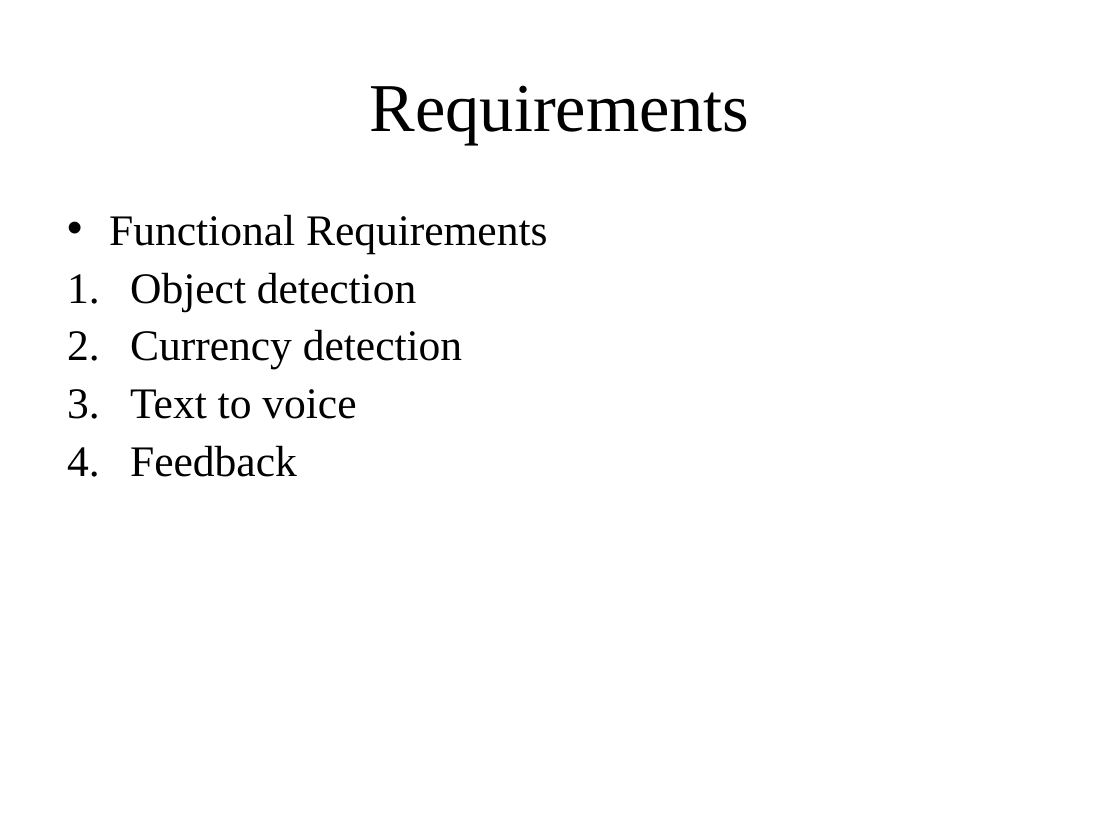
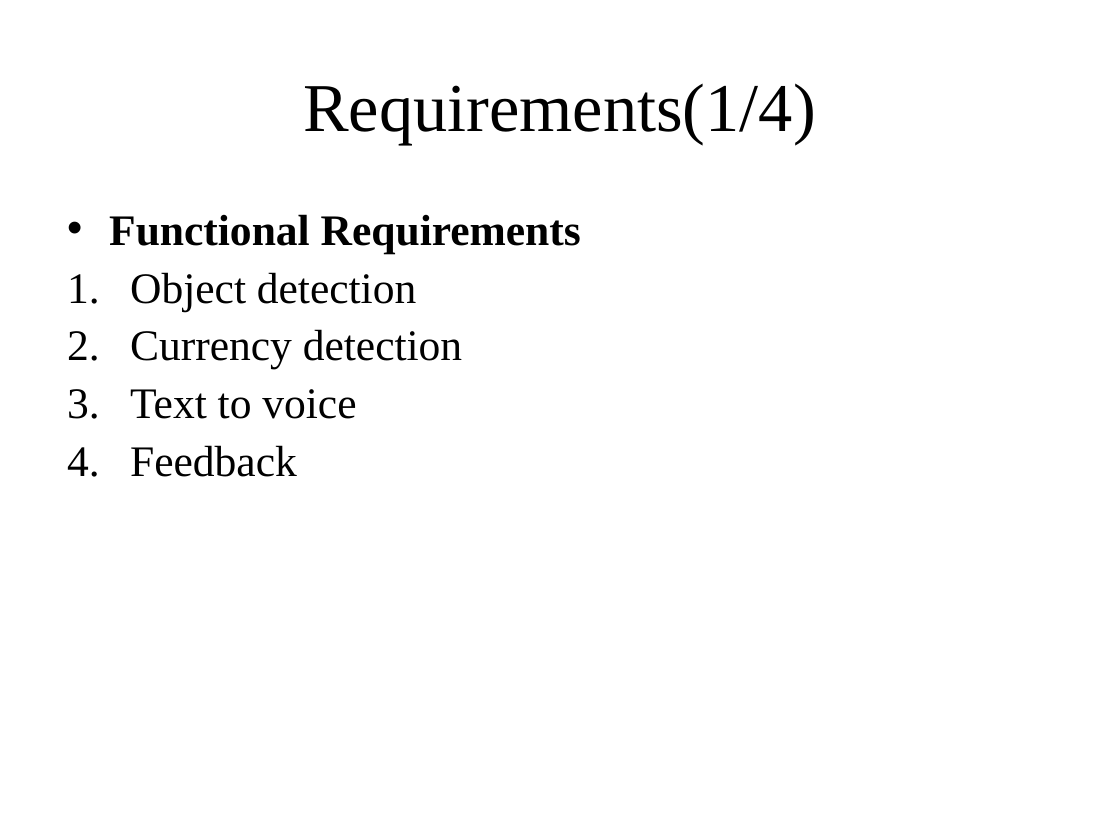
Before and after one commit to usama1123456789/AIEYEGUIDE_FYP1, a slide deck: slide 12 of 07.1 - FYP Presentation_SDP1 (2).pptx (slide 13 before the commit). Drawn at 1120x840 pixels with LibreOffice and Linux fonts; fonts in the diff are those of the drawing; background and template pictures are left out. Boxes give left, top, right and bottom in pixels: in the first picture for what was removed or moved away, otherwise in the second. Text is boxed around its words. In the diff, an @@ line names an element or a change of style, - is before the commit and + after.

```diff
--- a/07.1 - FYP Presentation_SDP1 (2).pptx
+++ b/07.1 - FYP Presentation_SDP1 (2).pptx
@@ title at bbox=[303, 83, 816, 144]: text changed @@
-Requirements
+Requirements(1/4)
@@ text at bbox=[109, 214, 581, 253]: bold on in "Functional Requirements" @@
```
Also in this commit, not shown: 3 other slides changed, 10 slides added, 17 slides removed.
